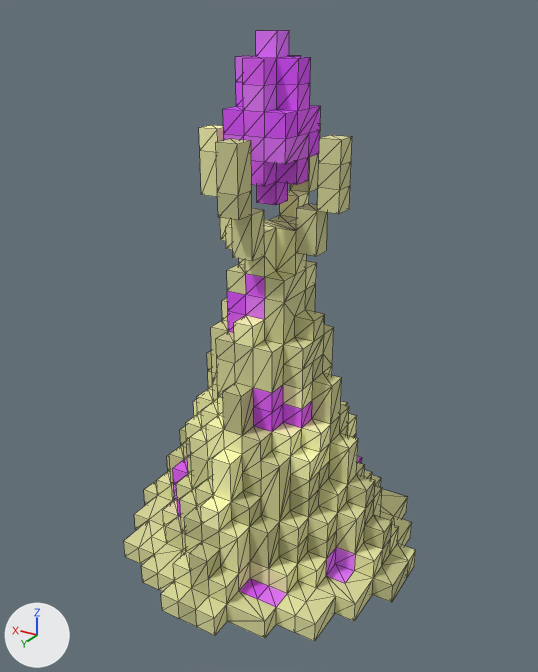
One commit to the OBJ model 3d models/Towers/.obj/Mage Tower/Desert Mage Tower.obj: the scene before it, then after it.
The view is the same before and after, from a 50 mm lens placed at (-1.72, 2.76, 0.56), pointed at (-0.06, -0.01, -0.83). Every picture has the same lights, and +X, +Y and +Z are marked at lower left. Mesh edges are drawn as thin lines. Where no turn or scale is listed for an object, it has been applied to the vertices. Vertices at the same position are counted once.

The first picture shows 'Untitled'.
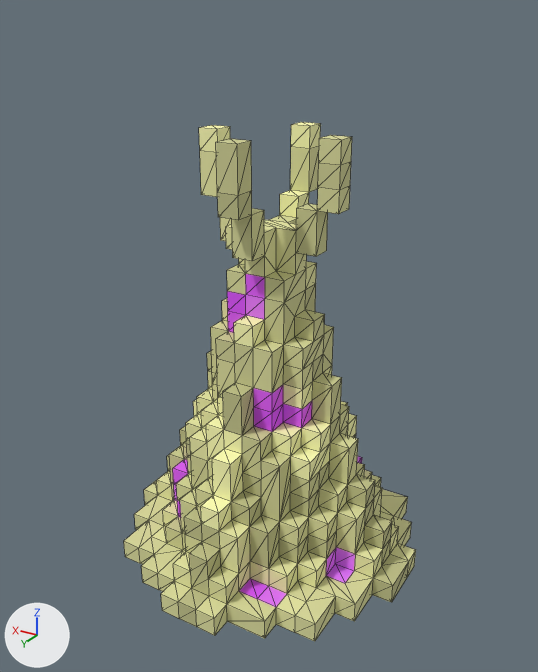
Where the change shows, as pixel boxes (x1, y1, x2, y2) in the pictures (538 x 672 px):
```json
{"object": "Untitled", "change": "reshaped", "before": [124, 30, 416, 642], "after": [124, 122, 416, 642], "on screen": "15% shorter"}
{"part": 1, "of": "me_untitled", "change": "deleted", "before": [223, 30, 321, 205], "on screen": "purple"}
```

The change, as JSON lines over the scene's bpy script:
```json
{"block": "me_untitled", "where": "me_untitled.from_pydata(...)  # 842 vertices, 1676 faces; spans x -0.8..0.7, y -0.8..0.7, z -2.0..0.5"}
{"block": "me_untitled", "where": "# used by ob_untitled; location = (0.0, 0.0, 0.0)"}
{"block": "me_untitled", "change": "me_untitled part 1: the loose piece of 86 vertices spanning x -0.2..0.1, y -0.2..0.1, z -0.2..0.5 is deleted"}
```
